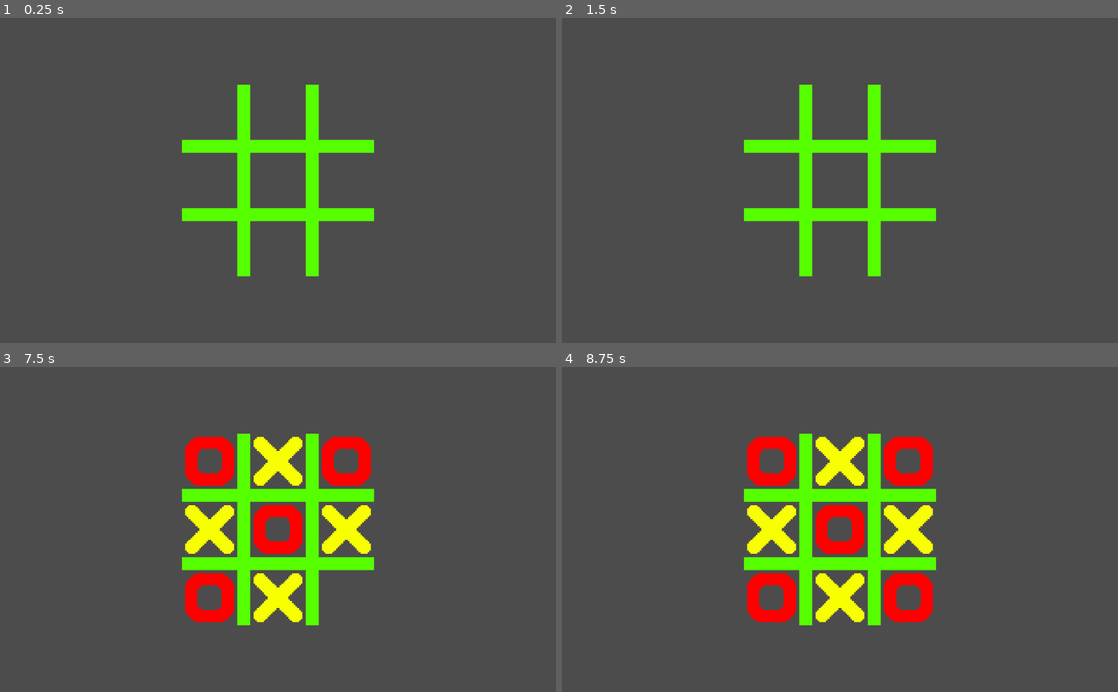
Above: before the commit, frames 1-4 (two rows, left to right).
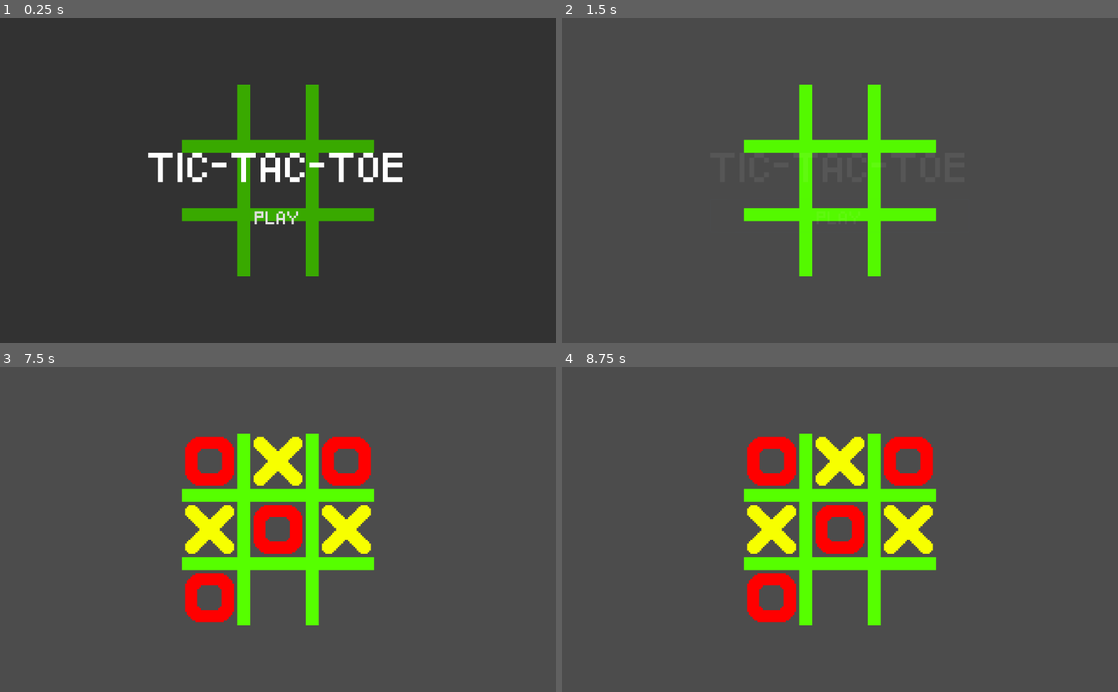
Above: after the commit, the same moments.

Repository: faisaal99/Tic-Tac-Toe
Game: Godot game, scene res://scenes/play_level.tscn
The game is run twice, just before and just after one commit, with the same random seed, the same clock (stepped at 60 frames per second) and the same inputs.
Inputs (mouse positions are in pixels of both pictures, inside the frame that each line leads up to):
- Up to frame 1 (0.25 s): no input
- Up to frame 2 (1.5 s): click (840, 216) at 0.5 s, where only the run after the commit has a clickable "PLAY"; click (840, 216) at 1.25 s, where only the run after the commit has a clickable "PLAY"
- Up to frame 3 (7.5 s): tap Enter at 2, 3.5, 5 s; move the mouse to (211, 461) at 2.02 s; press the mouse at (211, 461) at 2.03 s; tap Space at 2.75, 4.25, 5.75 s; move the mouse to (278, 461) at 2.77 s; release the mouse at (278, 461) at 2.78 s; click (278, 461) at 2.85 s; move the mouse to (344, 461) at 3.52 s; press the mouse at (344, 461) at 3.53 s; move the mouse to (211, 529) at 4.27 s; release the mouse at (211, 529) at 4.28 s; click (211, 529) at 4.35 s; move the mouse to (278, 529) at 5.02 s; press the mouse at (278, 529) at 5.03 s; move the mouse to (344, 529) at 5.77 s; release the mouse at (344, 529) at 5.78 s; click (344, 529) at 5.85 s; move the mouse to (211, 597) at 6.52 s; press the mouse at (211, 597) at 6.53 s; move the mouse to (278, 597) at 7.27 s; release the mouse at (278, 597) at 7.28 s; click (278, 597) at 7.35 s
- Up to frame 4 (8.75 s): move the mouse to (906, 597) at 8.02 s; press the mouse at (906, 597) at 8.03 s

The runs differ from the first frame. In frame 1, 100% of the frame differs, in the area x 0-100%, y 0-100%; in frame 2, less than 0.1%; in frame 3, 0.8%; in frame 4, 1.8%.

Commit message:
add main menu screen

Diff:
--- a/logic/square.gd
+++ b/logic/square.gd
@@ -20,7 +20,7 @@
 	pass
 
 func _gui_input(event):
-	if event.is_action_pressed("click"):
+	if event.is_action_pressed("click") and GameStatus.is_game_playing:
 		var should_emit = change_status()
 
 		if should_emit:
--- /dev/null
+++ b/scenes/animation.gd
@@ -0,0 +1,5 @@
+extends AnimationPlayer
+
+
+func _on_UI_Play_play_enabled():
+	self.current_animation = "fade_menu"
--- a/scenes/play_level.tscn
+++ b/scenes/play_level.tscn
@@ -1,8 +1,37 @@
-[gd_scene load_steps=4 format=2]
+[gd_scene load_steps=7 format=2]
 
 [ext_resource path="res://scenes/play_logic.gd" type="Script" id=1]
 [ext_resource path="res://tiktaktoe_grid.png" type="Texture" id=2]
 [ext_resource path="res://assets/square.tscn" type="PackedScene" id=3]
+[ext_resource path="res://scenes/ui_play.tscn" type="PackedScene" id=4]
+[ext_resource path="res://scenes/animation.gd" type="Script" id=5]
+
+[sub_resource type="Animation" id=1]
+resource_name = "fade_menu"
+tracks/0/type = "value"
+tracks/0/path = NodePath(".:modulate")
+tracks/0/interp = 1
+tracks/0/loop_wrap = true
+tracks/0/imported = false
+tracks/0/enabled = true
+tracks/0/keys = {
+"times": PoolRealArray( 0, 1 ),
+"transitions": PoolRealArray( 1, 1 ),
+"update": 0,
+"values": [ Color( 1, 1, 1, 1 ), Color( 1, 1, 1, 0 ) ]
+}
+tracks/1/type = "value"
+tracks/1/path = NodePath(".:visible")
+tracks/1/interp = 1
+tracks/1/loop_wrap = true
+tracks/1/imported = false
+tracks/1/enabled = true
+tracks/1/keys = {
+"times": PoolRealArray( 0, 1 ),
+"transitions": PoolRealArray( 1, 1 ),
+"update": 1,
+"values": [ true, false ]
+}
 
 [node name="PlayLevel" type="Control"]
 anchor_right = 1.0
@@ -111,11 +140,11 @@
 margin_bottom = 354.0
 button_id = 9
 
-[node name="Control" type="Control" parent="."]
-margin_left = 165.0
-margin_top = 98.0
-margin_right = 205.0
-margin_bottom = 138.0
+[node name="UI_Play" parent="." instance=ExtResource( 4 )]
+
+[node name="AnimPlayer" type="AnimationPlayer" parent="UI_Play"]
+anims/fade_menu = SubResource( 1 )
+script = ExtResource( 5 )
 [connection signal="button_pressed" from="CenterContainer/GridContainer/square1" to="." method="_on_button_pressed"]
 [connection signal="button_pressed" from="CenterContainer/GridContainer/square2" to="." method="_on_button_pressed"]
 [connection signal="button_pressed" from="CenterContainer/GridContainer/square3" to="." method="_on_button_pressed"]
@@ -125,3 +154,4 @@
 [connection signal="button_pressed" from="CenterContainer/GridContainer/square7" to="." method="_on_button_pressed"]
 [connection signal="button_pressed" from="CenterContainer/GridContainer/square8" to="." method="_on_button_pressed"]
 [connection signal="button_pressed" from="CenterContainer/GridContainer/square9" to="." method="_on_button_pressed"]
+[connection signal="play_enabled" from="UI_Play" to="UI_Play/AnimPlayer" method="_on_UI_Play_play_enabled"]
--- a/scenes/play_logic.gd
+++ b/scenes/play_logic.gd
@@ -47,9 +47,12 @@
 		player = "Circle"
 	else:
 		player = "Cross"
-	print("{player} won the game!".format({"player": player}))
 
-# Catches signal from button
+	# Prevent other buttons from being pressed
+	GameStatus.is_game_playing = false
+
+
+# Catches signal from a button press
 func _on_button_pressed(btn: Square):
 	var is_winner = check_if_winner()
 	if is_winner:
--- /dev/null
+++ b/scenes/ui_game_end.tscn
@@ -0,0 +1,8 @@
+[gd_scene format=2]
+
+[node name="UI_GameEnd" type="Control"]
+anchor_right = 1.0
+anchor_bottom = 1.0
+__meta__ = {
+"_edit_use_anchors_": false
+}
--- /dev/null
+++ b/scenes/ui_play.gd
@@ -0,0 +1,14 @@
+extends Control
+
+var play_status = GameStatus.is_game_playing
+signal play_enabled
+
+func _ready():
+	play_status = false
+
+func _on_play_pressed():
+	play_status = true
+	_init_new_game()
+
+func _init_new_game():
+	emit_signal("play_enabled")
--- /dev/null
+++ b/scenes/ui_play.tscn
@@ -0,0 +1,60 @@
+[gd_scene load_steps=5 format=2]
+
+[ext_resource path="res://assets/fonts/Pixeled.ttf" type="DynamicFontData" id=1]
+[ext_resource path="res://scenes/ui_play.gd" type="Script" id=2]
+
+[sub_resource type="DynamicFont" id=1]
+size = 45
+font_data = ExtResource( 1 )
+
+[sub_resource type="DynamicFont" id=2]
+size = 20
+font_data = ExtResource( 1 )
+
+[node name="UI_Play" type="Control"]
+anchor_right = 1.0
+anchor_bottom = 1.0
+script = ExtResource( 2 )
+__meta__ = {
+"_edit_use_anchors_": false
+}
+
+[node name="Background" type="ColorRect" parent="."]
+anchor_right = 1.0
+anchor_bottom = 1.0
+color = Color( 0, 0, 0, 0.333333 )
+__meta__ = {
+"_edit_use_anchors_": false
+}
+
+[node name="CenterContainer" type="CenterContainer" parent="."]
+anchor_right = 1.0
+anchor_bottom = 1.0
+__meta__ = {
+"_edit_use_anchors_": false
+}
+
+[node name="VBoxContainer" type="VBoxContainer" parent="CenterContainer"]
+margin_left = 273.0
+margin_top = 204.0
+margin_right = 750.0
+margin_bottom = 396.0
+
+[node name="Title" type="Label" parent="CenterContainer/VBoxContainer"]
+margin_right = 477.0
+margin_bottom = 126.0
+custom_fonts/font = SubResource( 1 )
+text = "TIC-TAC-TOE"
+__meta__ = {
+"_edit_use_anchors_": false
+}
+
+[node name="PlayButton" type="Button" parent="CenterContainer/VBoxContainer"]
+margin_top = 130.0
+margin_right = 477.0
+margin_bottom = 192.0
+rect_min_size = Vector2( 0, 40 )
+custom_fonts/font = SubResource( 2 )
+text = "PLAY"
+flat = true
+[connection signal="pressed" from="CenterContainer/VBoxContainer/PlayButton" to="." method="_on_play_pressed"]
